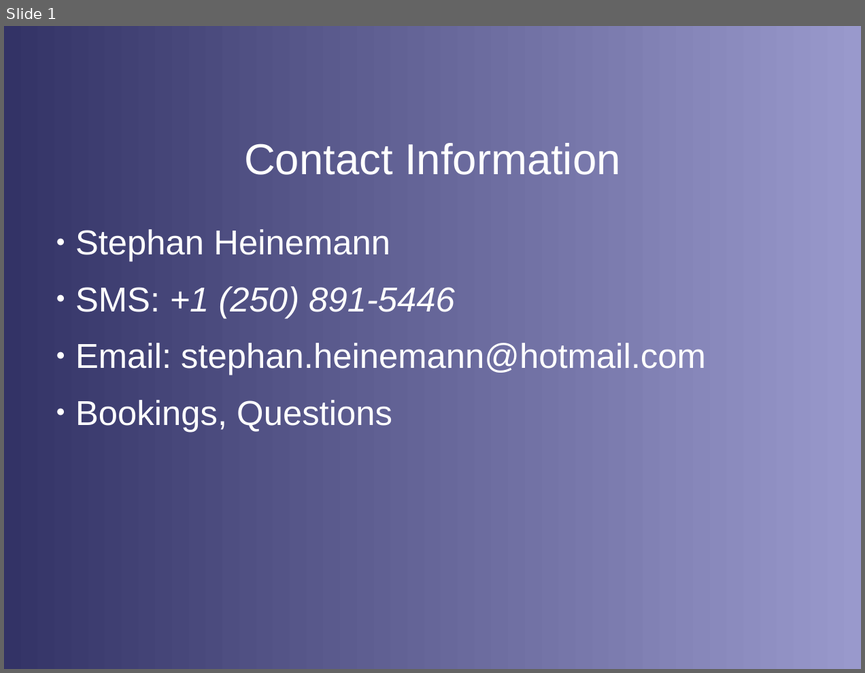
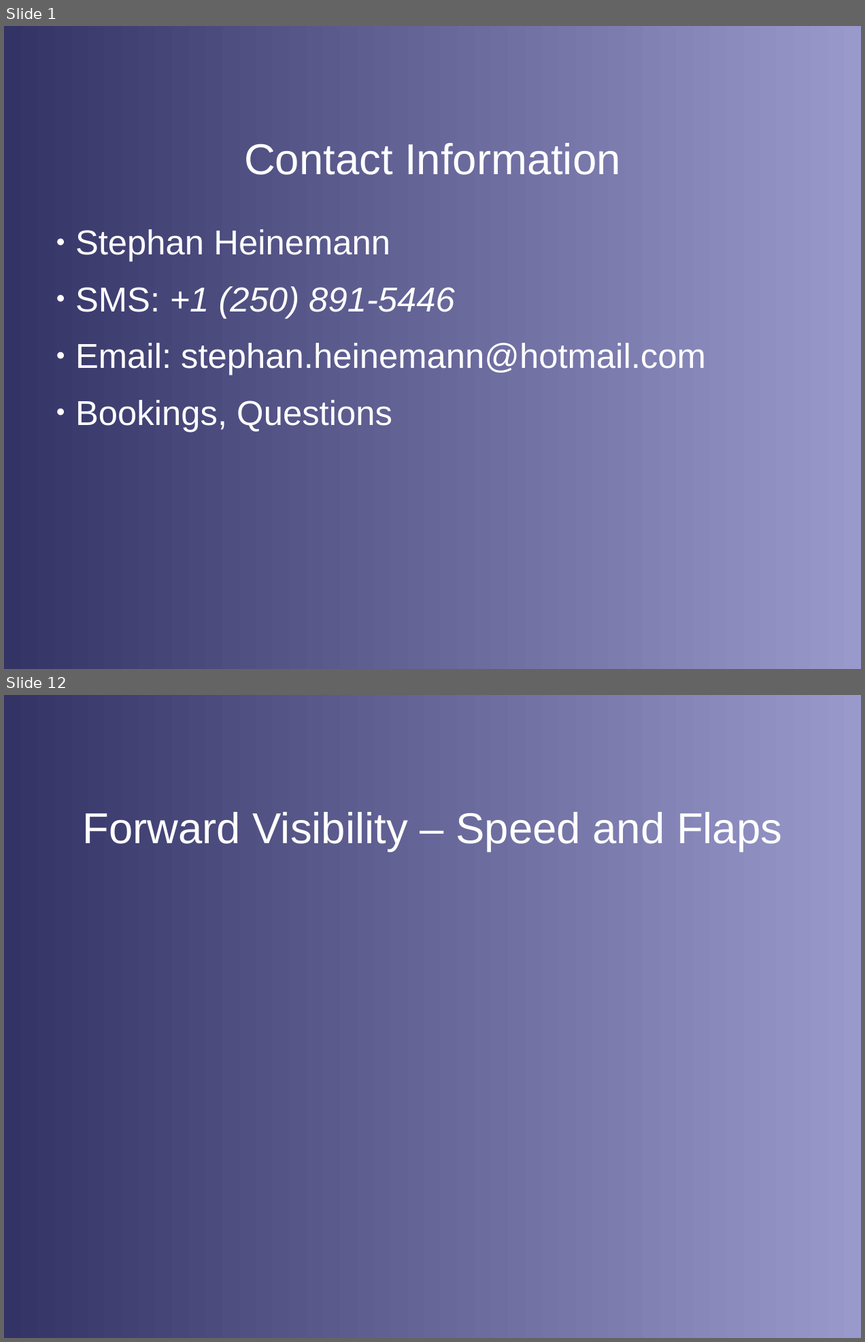
Before and after one commit to stephanheinemann/flight, a slide deck: FI/DriftIllusions/DriftIllusions.odp. Shown one above the other, each under a label of ours: slide 1 before the commit, slides 1 and 12 after it; the slides between them are not shown. The pictures are 865x673 and 865x1342 pixels, drawn with LibreOffice and Linux fonts; fonts in the diff are those of the drawing; background and template pictures are left out. Boxes give left, top, right and bottom in pixels: in the first picture for what was removed or moved away, otherwise in the second. Text is boxed around its words. In the diff, an @@ line names an element or a change of style, - is before the commit and + after.

```diff
--- a/FI/DriftIllusions/DriftIllusions.odp
+++ b/FI/DriftIllusions/DriftIllusions.odp
@@ slide 12 added at <box>4,695,861,1338</box>, background gradient #333366 to #9999CC @@
@@ title added at <box>83,812,782,851</box>, 40 pt, text #FFFFFF @@
+Forward Visibility – Speed and Flaps
```
Also in this commit, not shown: 4 slides changed, 8 other slides added, 14 slides removed, 18 other files.
